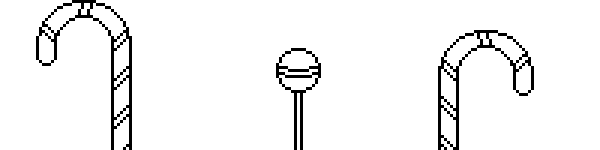
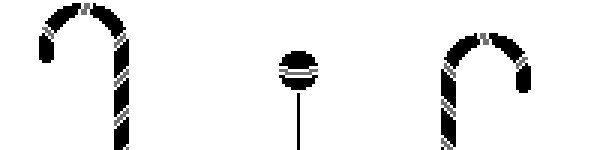
The second 600x150 image is a revision of the first. Changes to its layers:
painted on "Calque 6" over (36, 0, 534, 150)
